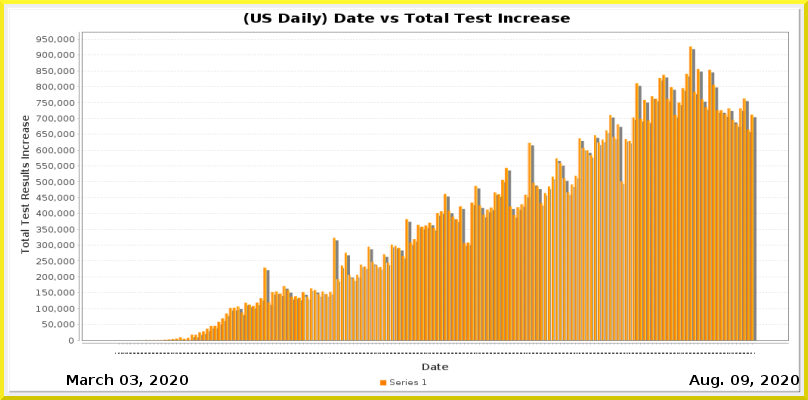
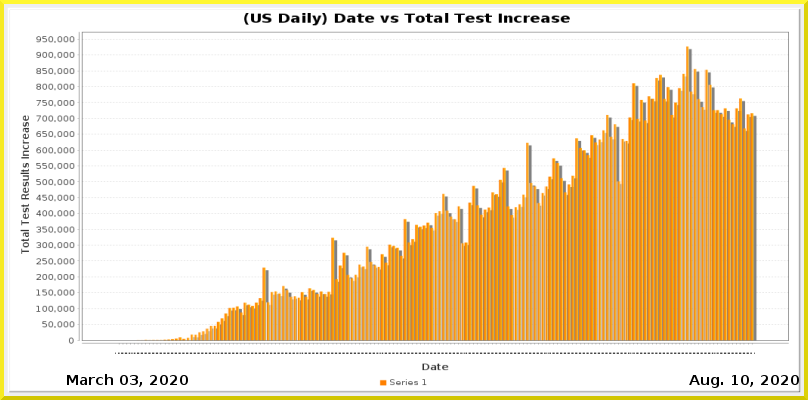
Two versions of the same layered image (w=808, h=400). Layer-by-layer changes:
painted on "Current Date" over [731, 375, 749, 385]
painted on "Date_vs_TestIncrease.png" over [122, 46, 757, 354]
